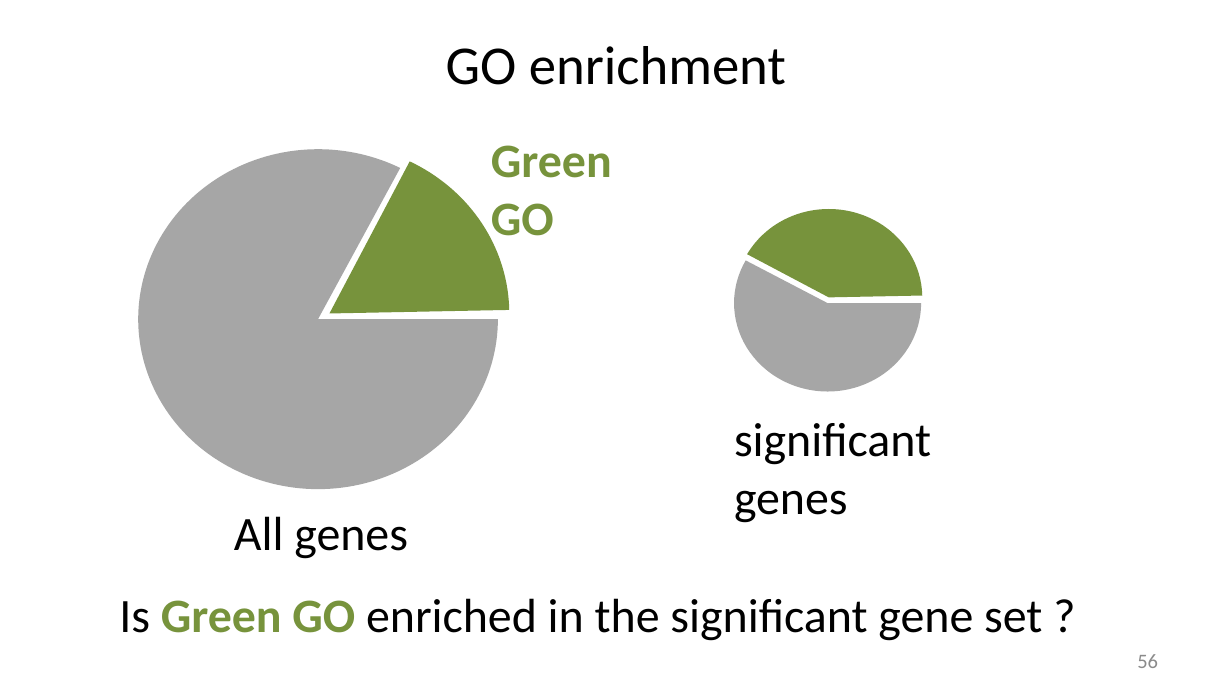
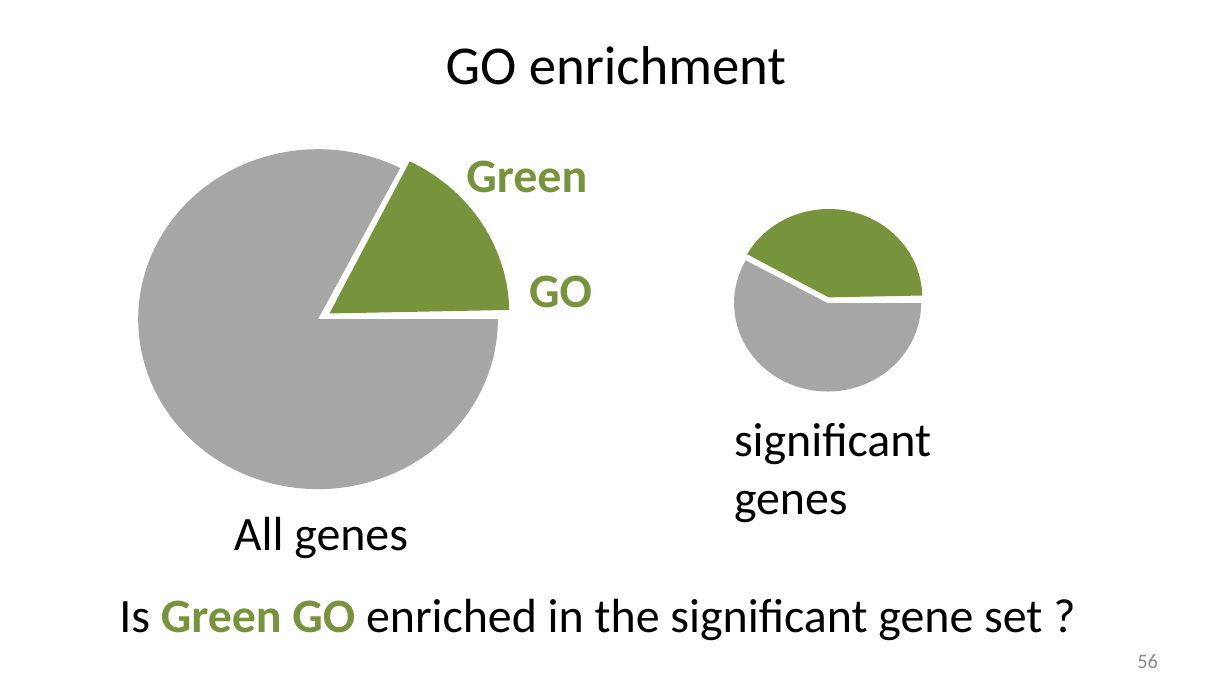
Before and after one commit to liu3zhenlab/teaching, a slide deck: slide 56 of PLPTH813Bioinformatis/2025/1_lecture/lecture18_RNA-seq.pptx. Drawn at 1232x693 pixels with LibreOffice and Linux fonts; fonts in the diff are those of the drawing. Boxes give left, top, right and bottom in pixels: in the first picture for what was removed or moved away, otherwise in the second. Text is boxed around its words. In the diff, an @@ line names an element or a change of style, - is before the commit and + after.

```diff
--- a/PLPTH813Bioinformatis/2025/1_lecture/lecture18_RNA-seq.pptx
+++ b/PLPTH813Bioinformatis/2025/1_lecture/lecture18_RNA-seq.pptx
@@ text at [466, 160, 592, 308]: text changed @@
-Green GO
+Green
+GO
```
Also in this commit, not shown: 4 other files.
